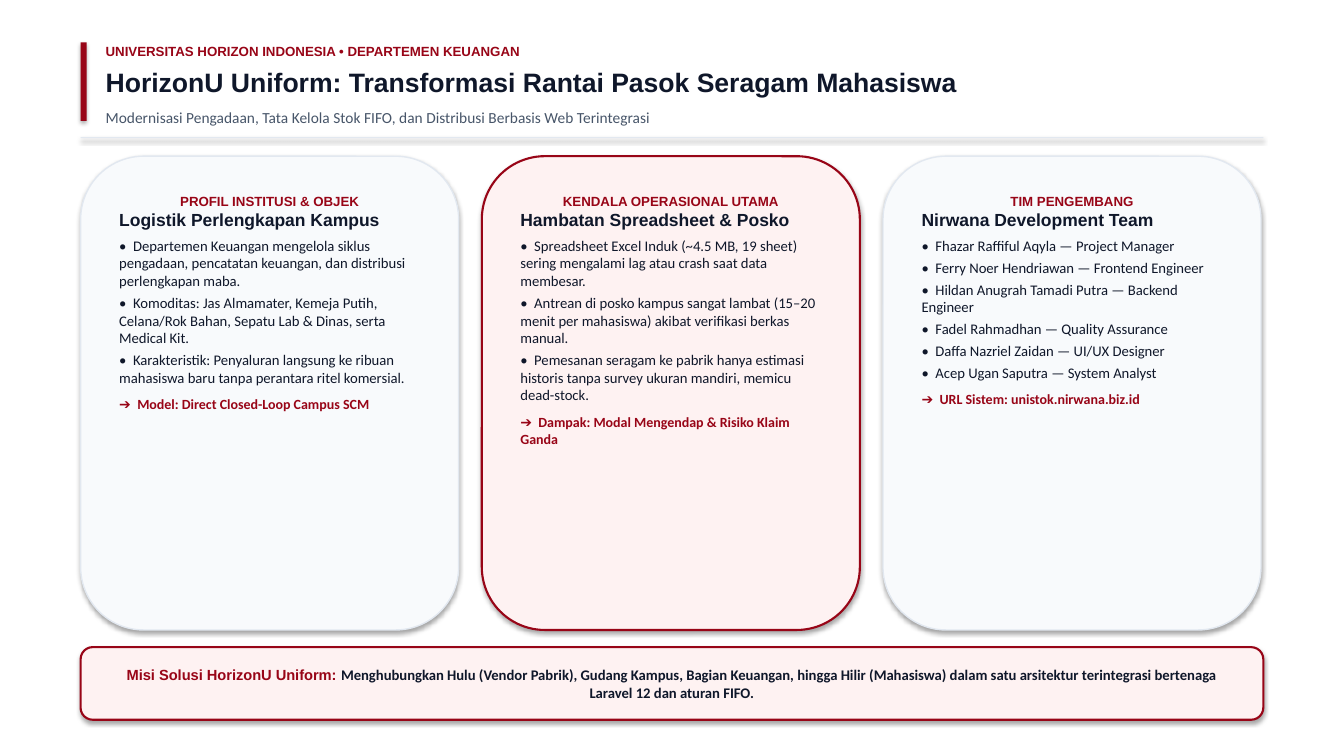
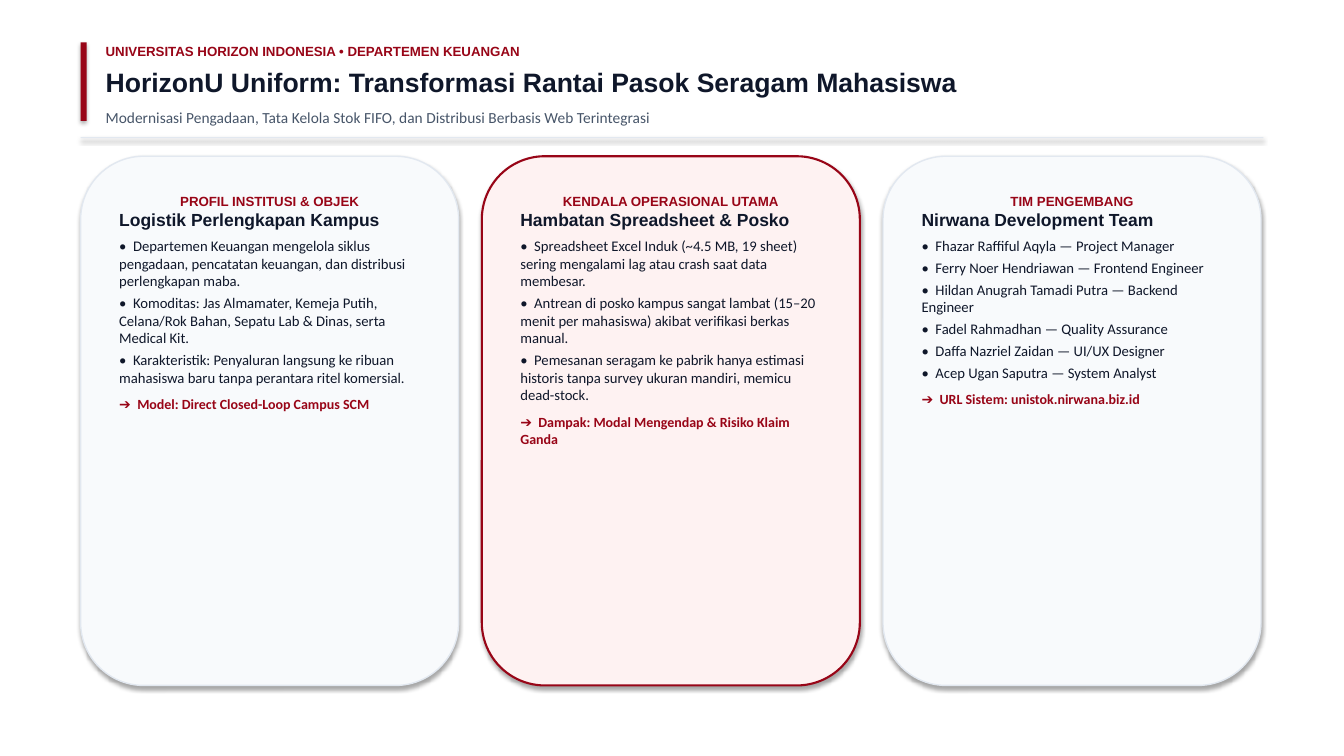
Before and after one commit to hildan-anugrah/tectnospark, a slide deck: slide 1 of HorizonU_Uniform_UniStock_SCM_Presentasi_Technospark.pptx. Drawn at 1344x756 pixels with LibreOffice and Linux fonts; fonts in the diff are those of the drawing. Boxes give left, top, right and bottom in pixels: in the first picture for what was removed or moved away, otherwise in the second. Text is boxed around its words. In the diff, an @@ line names an element or a change of style, - is before the commit and + after.

```diff
--- a/HorizonU_Uniform_UniStock_SCM_Presentasi_Technospark.pptx
+++ b/HorizonU_Uniform_UniStock_SCM_Presentasi_Technospark.pptx
@@ rounded rectangle "PROFIL INSTITUSI & OBJEK": place and size @@
-rounded rectangle "PROFIL INSTITUSI & OBJEK" at (81, 156, 459, 630)
+rounded rectangle "PROFIL INSTITUSI & OBJEK" at (81, 156, 459, 686)
@@ rounded rectangle "KENDALA OPERASIONAL UTAMA": place and size @@
-rounded rectangle "KENDALA OPERASIONAL UTAMA" at (482, 156, 860, 630)
+rounded rectangle "KENDALA OPERASIONAL UTAMA" at (482, 156, 860, 686)
@@ rounded rectangle "TIM PENGEMBANG": place and size @@
-rounded rectangle "TIM PENGEMBANG" at (883, 156, 1261, 630)
+rounded rectangle "TIM PENGEMBANG" at (883, 156, 1261, 686)
@@ rounded rectangle removed at (81, 647, 1263, 720) @@
-Misi Solusi HorizonU Uniform: Menghubungkan Hulu (Vendor Pabrik), Gudang Kampus, Bagian Keuangan, hingga Hilir (Mahasiswa) dalam satu arsitektur terintegrasi bertenaga Laravel 12 dan aturan FIFO.
```
Also in this commit, not shown: 7 other slides changed, 2 other files.
